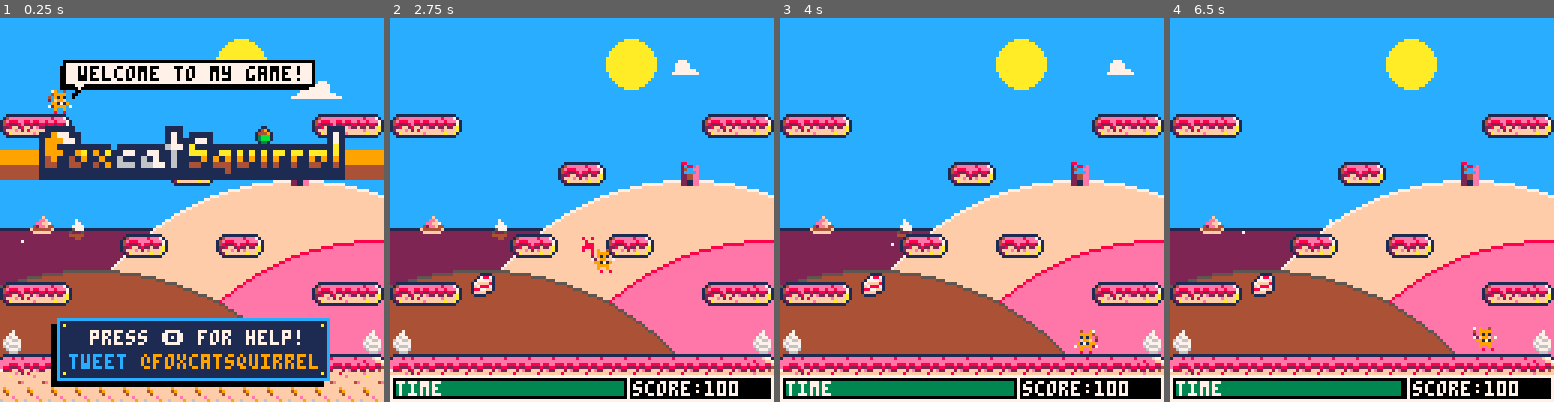
Above: before the commit, frames 1-4 (left to right).
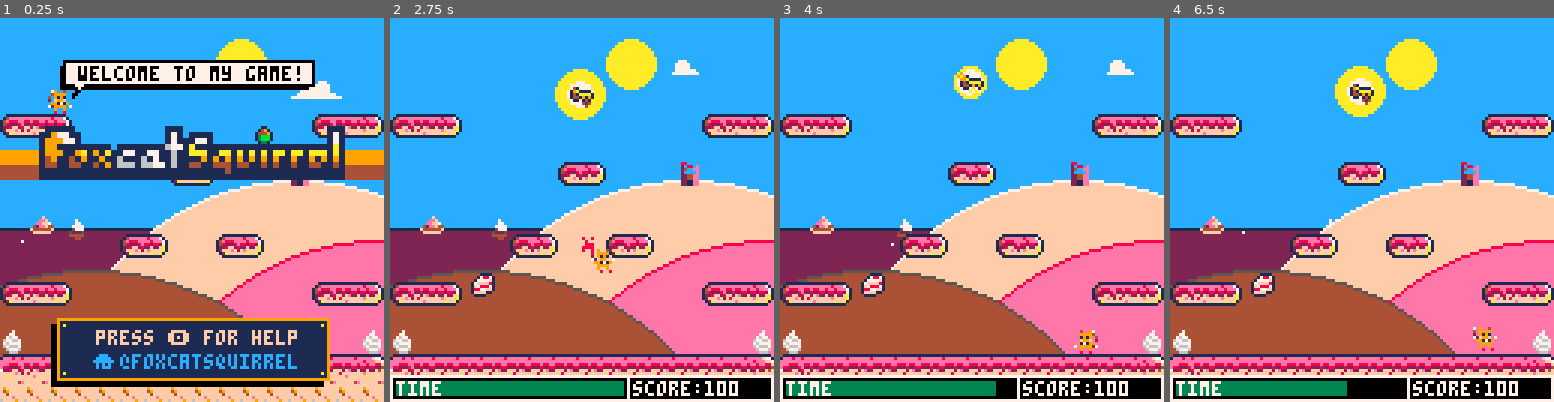
Above: after the commit, the same moments.

Repository: daddynewts/foxcatsquirrel
Game: PICO-8 cartridge foxcatsquirrel.p8
Two runs of this game, one before a commit and one after it. Both use one fixed random seed, a clock stepped at 60 frames per second and the inputs below.
Inputs:
- Up to frame 1 (0.25 s): no input
- Up to frame 2 (2.75 s): tap X (X key) at 0.33, 1.07, 1.85 s; tap O (Z key) at 0.7, 1.7, 2.1, 2.5 s; hold Right 1.6-2.1 s; hold Right from 2.47 s (still down)
- Up to frame 3 (4 s): tap O (Z key) at 2.9, 3.3, 3.7 s; tap X (X key) at 2.97 s; release Right at 3.03 s; hold Left 3.08-3.58 s; hold Down 3.63-3.97 s
- Up to frame 4 (6.5 s): hold Right 4.02-4.68 s; tap X (X key) at 4.08, 5.2, 6.32 s; tap O (Z key) every 0.4 s from 4.1 to 6.1 s; hold Left 5.08-5.68 s; hold Down 5.73-6.03 s; hold Right from 6.08 s (still down)

The runs differ from the first frame. In frame 1, 4.4% of the frame differs, in the area x 14-86%, y 78-95%; in frame 2, 1.3%; in frame 3, 0.8%; in frame 4, 1.9%.

Commit message:
Token blitz!
Fun, stable, still missing high score table.

Diff:
--- a/foxcatsquirrel.p8
+++ b/foxcatsquirrel.p8
@@ -7,11 +7,16 @@
 -- init + variables
 
 function _init()
-
- level=0  -- def 0, playground 5
+ cartdata("foxcatsquirrel")
+ _initall()
+end
+
+function _initall()
+
+ level=0 -- def 0, playground 5
  count=0
  points=0
- addfood=1 -- 7 for instant enemy on l1
+ addfood=10 -- 7 for instant enemy on l1
  lives=3
 
  init_times()
@@ -42,7 +47,7 @@
  music_level2 = 28
  music_level3 = 11
  music_level4 = 7
- music_level5 = 26
+ music_level5 = 27
  credits      = 5
 
  function rndb(low,high)
@@ -250,8 +255,8 @@
  m=0
  music(-1)
  sfx(gameover_sfx)
-  _update = update_gameover
-  _draw = draw_gameover
+ _update = update_gameover
+ _draw = draw_gameover
 end
 
 function update_game()
@@ -283,7 +288,7 @@
 	music(-1)
  delay-=1
 	if delay<=50 and	btnp(❎) then
-	 _init()
+	 _initall()
 	end
 end
 
@@ -703,15 +708,15 @@
 
 	--cloud 2
 	circfill(cloud2.x+2,16,2,7)
-	 line(cloud2.x,16,cloud2.x+4,16,7)
-	 line(cloud2.x,17,cloud2.x+6,17,7)
-	 line(cloud2.x-1,18,cloud2.x+7,18,7)
+	line(cloud2.x,16,cloud2.x+4,16,7)
+	line(cloud2.x,17,cloud2.x+6,17,7)
+	line(cloud2.x-1,18,cloud2.x+7,18,7)
 
  -- cloud 3
  circfill(cloud3.x,24,2,7)
  circfill(cloud3.x+5,23,2,7)
-  line(cloud3.x-3,25,cloud3.x+9,25,7)
-  line(cloud3.x-5,26,cloud3.x+11,26,7)
+ line(cloud3.x-3,25,cloud3.x+9,25,7)
+ line(cloud3.x-5,26,cloud3.x+11,26,7)
 
  if cloud2.x>cam_x+168 then
    cloud2.x=cam_x-(rnd(flr(20)))
@@ -743,9 +748,9 @@
  spr(splash.sp,608,110)
 
  splash.sp+=0.5
-   if splash.sp==96 then
-      splash.sp=92
-    end
+  if splash.sp==96 then
+     splash.sp=92
+  end
 end
 -->8
 -- gimmicks
@@ -1239,7 +1244,7 @@
  -- feedback bg box
  rectfill(17,102,107,122,0)
  rectfill(19,100,109,120,1)
- rect(19,100,109,120,12)
+ rect(19,100,109,120,9)
 
  -- rivets
  pset(21,102,10)
@@ -1247,9 +1252,9 @@
  pset(21,118,10)
  pset(107,118,10)
 
- print("press 🅾️ for help!",30,104,7)
- print("tweet",23,112,12)
- print("@foxcatsquirrel",47,112,9)
+ print_centre("press 🅾️ for help",105,15)
+ print("⌂",31,112,12)
+ print("@foxcatsquirrel",40,112,12)
 
  spr(player.sp,player.x,player.y)
 
@@ -1274,7 +1279,7 @@
  player_animate()
 
  if btnp(❎) then
-  _init()
+  _initall()
   sfx(-1)
   sfx(menu_sfx)
   init_game()
@@ -1402,24 +1407,18 @@
 
 function draw_dead()
  pal()
- m+=12
-
-  circfill(cam_x+64,64,m-40,1)
-  circfill(cam_x+64,64,m-80,2)
-  circfill(cam_x+64,64,m-120,4)
-  circfill(cam_x+64,64,-30+m/3,13)
-
- if m>=280 then
+ circles(1,2,4,13)
+
+ if m>=220 then
  -- double-size "you died"
   rectfill(cam_x,44,cam_x+128,48,9)
   rectfill(cam_x,49,cam_x+128,51,4)
   sspr(32,88,60,8,cam_x+24,36,120,16)
 
-  -- with drop shadows!
-  print("press ❎ to restart",cam_x+23,65,0)
-  print("press ❎ to restart",cam_x+24,64,7)
-  print("❎",cam_x+47,65,4)
-  print("❎",cam_x+48,64,9)
+  -- press x to restart
+  print_centre("your score:".. points,60,15)
+  print_centre("press ❎ to restart",68,15)
+
   -- lives left
   spr(1,cam_x+52,92)
   print("X "..lives,cam_x+61,94,1)
@@ -1446,26 +1445,17 @@
 
 function draw_levelover()
  pal()
-  m+=12
-
-  circfill(cam_x+64,64,m-40,4)
-  circfill(cam_x+64,64,m-80,9)
-  circfill(cam_x+64,64,m-120,7)
-  circfill(cam_x+64,64,-30+m/3,12)
-
- if m>=280 then
+ circles(4,9,7,12)
+
+ if m>=220 then
  -- double-size "level over"
   rectfill(cam_x,44,cam_x+128,48,9)
   rectfill(cam_x,49,cam_x+128,51,4)
   sspr(68,64,60,8,cam_x+2,36,120,16)
 
-  -- with drop shadows!
-  print("your score:".. points,cam_x+33,57,0)
-  print("your score:".. points,cam_x+34,56,7)
-  print("press ❎ to continue",cam_x+23,65,0)
-  print("press ❎ to continue",cam_x+24,64,7)
-  print("❎",cam_x+47,65,4)
-  print("❎",cam_x+48,64,9)
+  print_centre("your score:".. points,60,7)
+  print_centre("press ❎ to continue",68,7)
+
   spr(1,cam_x+52,92)
   print("X "..lives,cam_x+61,94,1)
   print("X "..lives,cam_x+62,93,7)
@@ -1476,63 +1466,49 @@
 function draw_gameover()
  pal()
 
- m+=12
-  circfill(cam_x+64,64,m-40,9)
-  circfill(cam_x+64,64,m-80,4)
-  circfill(cam_x+64,64,m-120,2)
-  circfill(cam_x+64,64,-30+m/3,0)
-
- if m>=280 then
+ circles(9,4,2,0)
+
+ if m>=220 then
 
   rectfill(cam_x,34,cam_x+128,49,13)
   rectfill(cam_x,46,cam_x+128,53,5)
   sspr(0,80,44,8,cam_x+20,36,88,16)
 
   -- with drop shadows!
-  print("your score:".. points,cam_x+33,57,5)
-  print("your score:".. points,cam_x+34,56,7)
-  print("press ❎ to try again",cam_x+21,105,5)
-  print("press ❎ to try again",cam_x+22,104,7)
-  print("❎",cam_x+45,105,4)
-  print("❎",cam_x+46,104,9)
+  print_centre("your score:".. points,60,6)
+
+  print_centre("press ❎ to try again",105,6)
  end
 end
 
 function draw_youwin()
  pal()
 
- m+=12
-  circfill(cam_x+64,64,m-40,4)
-  circfill(cam_x+64,64,m-80,9)
-  circfill(cam_x+64,64,m-120,7)
-  circfill(cam_x+64,64,-30+m/2,12)
-
- if m>=280 then
+ circles(4,9,7,12)
+
+ if m>=220 then
  --rainbow
- circfill(cam_x+64,52,30-delay/2,8)
- circfill(cam_x+64,52,29-delay/2,9)
- circfill(cam_x+64,52,28-delay/2,10)
- circfill(cam_x+64,52,27-delay/2,11)
- circfill(cam_x+64,52,26-delay/2,3)
- circfill(cam_x+64,52,25-delay/2,12)
- circfill(cam_x+64,52,24-delay/2,14)
- circfill(cam_x+64,52,23-delay/2,2)
- circfill(cam_x+64,52,22-delay/2,12)
-
- rectfill(cam_x,45,cam_x+128,60,10)
- rectfill(cam_x,57,cam_x+128,64,9)
-
- rectfill(cam_x,64,cam_x+128,128,12)
+ circfill(576,52,30-delay/2,8)
+ circfill(576,52,29-delay/2,9)
+ circfill(576,52,28-delay/2,10)
+ circfill(576,52,27-delay/2,11)
+ circfill(576,52,26-delay/2,3)
+ circfill(576,52,25-delay/2,12)
+ circfill(576,52,24-delay/2,14)
+ circfill(576,52,23-delay/2,2)
+ circfill(576,52,22-delay/2,12)
+
+ rectfill(512,45,640,60,10)
+ rectfill(512,57,640,64,9)
+
+ rectfill(512,64,640,128,12)
  -- double-size "you win"
- sspr(0,88,32,8,cam_x+32,47,64,16)
+ sspr(0,88,32,8,544,47,64,16)
 
  -- text
- print("score: "..points,cam_x+43,78,1)
- print("score: "..points,cam_x+44,77,7)
- print("press ❎ to watch credits",cam_x+15,105,0)
- print("press ❎ to watch credits",cam_x+16,104,7)
- print("❎",cam_x+39,105,4)
- print("❎",cam_x+40,104,9)
+ print_centre("score: "..points,70,15)
+
+ print_centre("press ❎ to watch credits",105,10)
 
  end
 end
@@ -1554,7 +1530,6 @@
  --player_update()
  player_animate()
  if btn(❎) then
- --  _init()
   m+=2
  end
 end
@@ -1577,8 +1552,7 @@
  print("foxcatsquirrel",548,184-m,9)
  spr(1,608,181-m)
 
-
-print("ghost",548,194-m,7)
+ print("ghost",548,194-m,7)
  spr(10,608,191-m)
 
  print("bad duck",548,204-m,3)
@@ -1652,9 +1625,22 @@
  rectfill(512,96,640,128,0)
 
    if btnp(❎) then
-    _init()
+    _initall()
    end
  end
+end
+
+function print_centre(str,y,c)
+ print(str,cam_x+(63-(#str*2)),y,1)
+ print(str,cam_x+(64-(#str*2)),y-1,c)
+end
+
+function circles(c1,c2,c3,c4)
+ m+=10
+  circfill(cam_x+64,64,m-40,c1)
+  circfill(cam_x+64,64,m-80,c2)
+  circfill(cam_x+64,64,m-120,c3)
+  circfill(cam_x+64,64,m-140,c4)
 end
 -->8
 -- enemies
@@ -1951,8 +1937,6 @@
   else
   end
 end
--->8
-
 
 
 
Not shown, changed: 56 lines of the sprite sheet (__gfx__) section of foxcatsquirrel.p8
Not shown, changed: the thumbnail (__label__) section of foxcatsquirrel.p8
